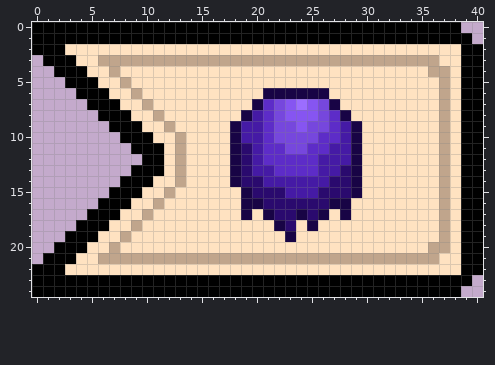
Edited in one commit: pixel-art sprite (public/icons/uiIcon/uiSoul.png). Above, as it was before the edit.
The file is 246x150 pixels, drawn in blocks of 6x6; one block is one cell here.
The same view after the edit:
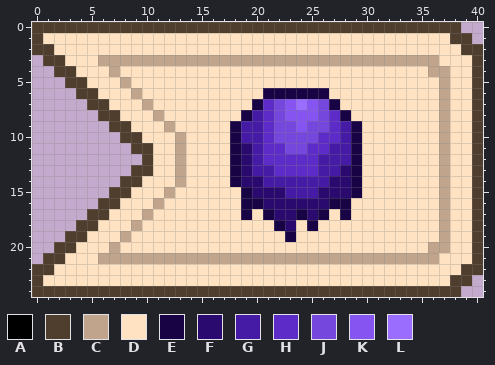
Palette (. is transparent): A #000000  B #4f3e2e  C #c0a58c  D #ffe2c1  E #180445  F #2a0a6e  G #451aa5  H #5d2cc8  J #7647dd  K #8655f1  L #9b6dff
The exact change:
Colour A gives way to colour B in row 0 at x 0 to 38; in row 1 at x 0 and 38 to 39; in row 2 at x 0 to 1 and 39 to 40; in row 3 at x 1 to 2 and 40; in row 4 at x 2 to 3 and 40; in row 5 at x 3 to 4 and 40.
Colour A gives way to colour B in row 6 at x 4 to 5 and 40; in row 7 at x 5 to 6 and 40; in row 8 at x 6 to 7 and 40; in row 9 at x 7 to 8 and 40; in row 10 at x 8 to 9 and 40; in row 11 at x 9 to 10 and 40.
Colour A gives way to colour B in row 12 at x 10 and 40; in row 13 at x 9 to 10 and 40; in row 14 at x 8 to 9 and 40; in row 15 at x 7 to 8 and 40; in row 16 at x 6 to 7 and 40; in row 17 at x 5 to 6 and 40.
Colour A gives way to colour B in row 18 at x 4 to 5 and 40; in row 19 at x 3 to 4 and 40; in row 20 at x 2 to 3 and 40; in row 21 at x 1 to 2 and 40; in row 22 at x 0 to 1 and 39 to 40; in row 23 at x 0 and 38 to 39.
Colour A gives way to colour B in row 24 at x 0 to 38.
Colour A gives way to colour D in row 1 at x 1 to 37; in row 2 at x 2; in row 3 at x 3 and 39; in row 4 at x 4 and 39; in row 5 at x 5 and 39; in row 6 at x 6 and 39.
Colour A gives way to colour D in row 7 at x 7 and 39; in row 8 at x 8 and 39; in row 9 at x 9 and 39; in row 10 at x 10 and 39; in rows 11 to 13 at x 11 and 39; in row 14 at x 10 and 39.
Colour A gives way to colour D in row 15 at x 9 and 39; in row 16 at x 8 and 39; in row 17 at x 7 and 39; in row 18 at x 6 and 39; in row 19 at x 5 and 39; in row 20 at x 4 and 39.
Colour A gives way to colour D in row 21 at x 3 and 39; in row 22 at x 2; in row 23 at x 1 to 37.
